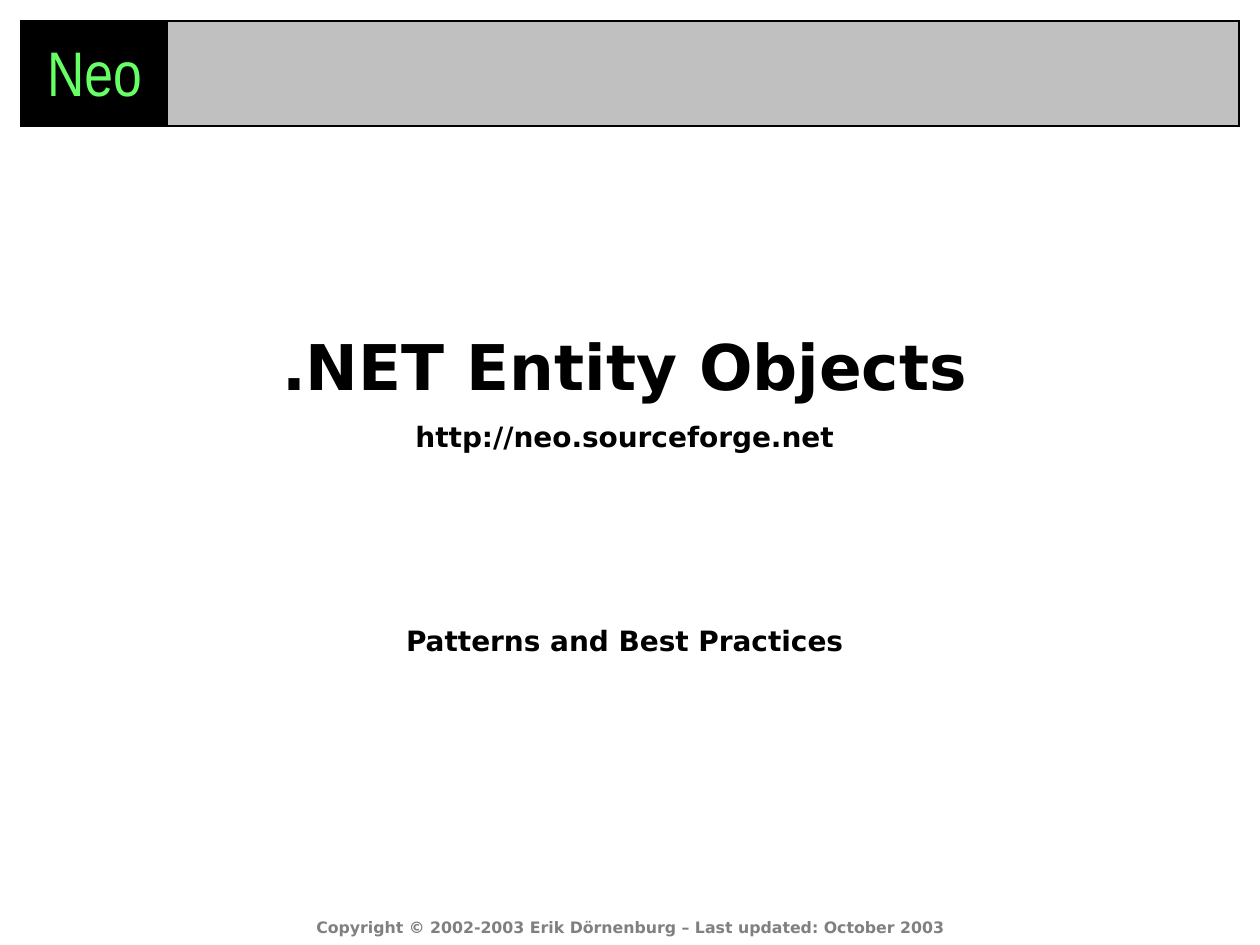
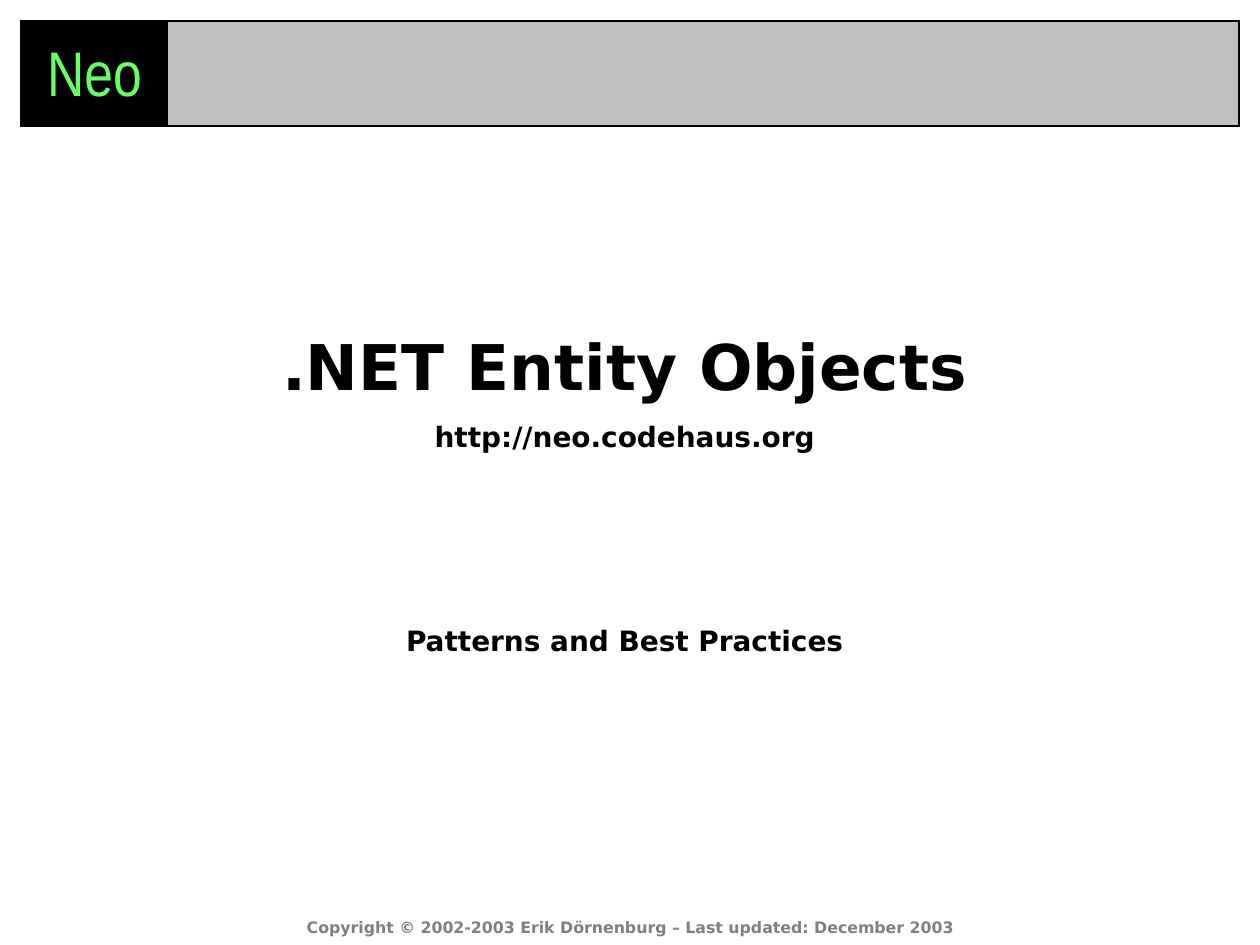
Before and after one commit to codehaus/neo, a slide deck: slide 1 of neo/docs/Neo_BestPractices.ppt. Drawn at 1260x945 pixels with LibreOffice and Linux fonts; fonts in the diff are those of the drawing. Boxes give left, top, right and bottom in pixels: in the first picture for what was removed or moved away, otherwise in the second. Text is boxed around its words. In the diff, an @@ line names an element or a change of style, - is before the commit and + after.

```diff
--- a/neo/docs/Neo_BestPractices.ppt
+++ b/neo/docs/Neo_BestPractices.ppt
@@ text at [435, 425, 815, 453]: text changed @@
-http://neo.sourceforge.net
+http://neo.codehaus.org
@@ text at [307, 921, 954, 937]: text changed @@
-Copyright © 2002-2003 Erik Dörnenburg – Last updated: October 2003
+Copyright © 2002-2003 Erik Dörnenburg – Last updated: December 2003
```
Also in this commit, not shown: 5 other files.
